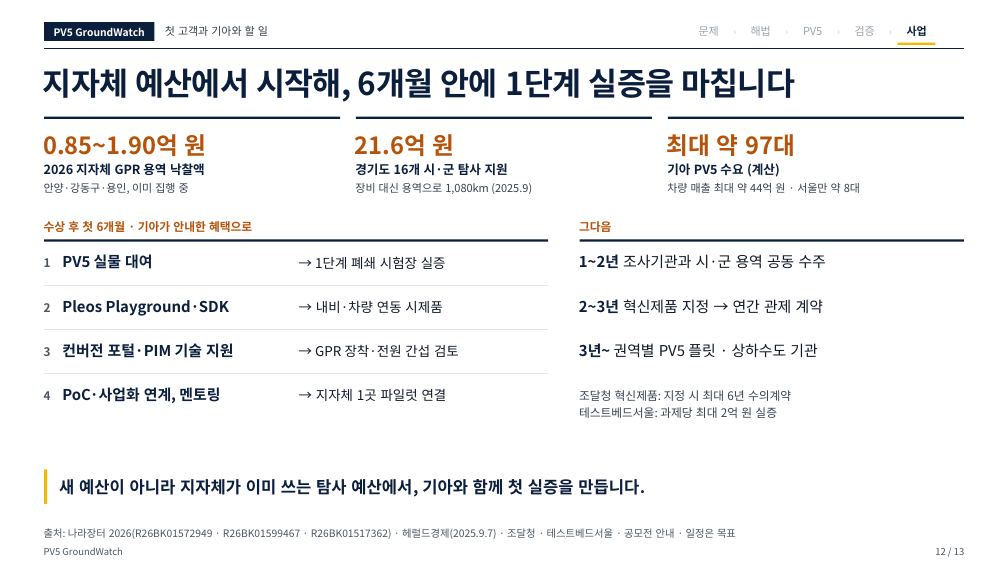
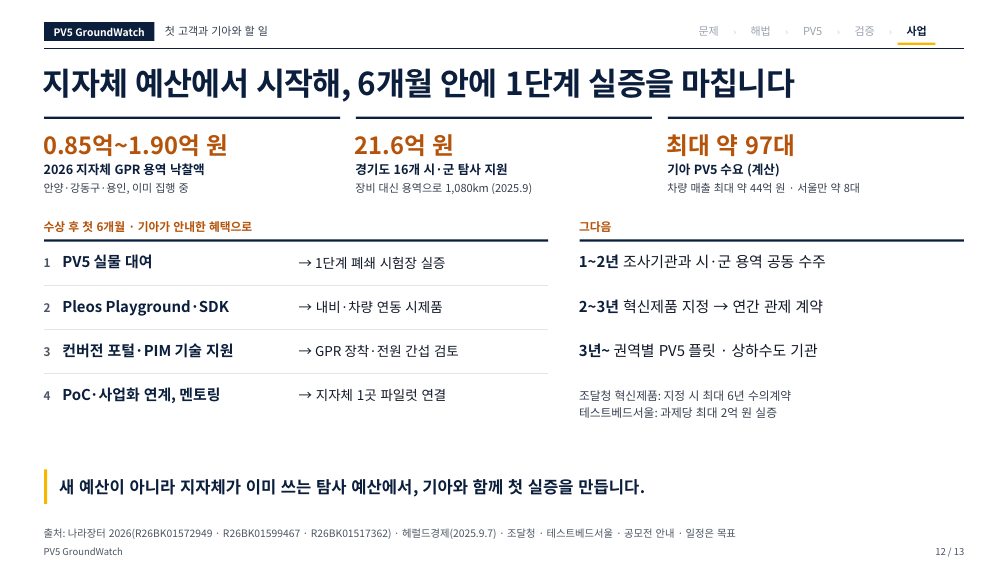
Before and after one commit to woojin-choe/pv5-hose-lab, a slide deck: slide 12 of ppt_all/PV5_GroundWatch_10_22.pptx. Drawn at 1008x567 pixels with LibreOffice and Linux fonts; fonts in the diff are those of the drawing. Boxes give left, top, right and bottom in pixels: in the first picture for what was removed or moved away, otherwise in the second. Text is boxed around its words. In the diff, an @@ line names an element or a change of style, - is before the commit and + after.

```diff
--- a/ppt_all/PV5_GroundWatch_10_22.pptx
+++ b/ppt_all/PV5_GroundWatch_10_22.pptx
@@ text at (x1=43, y1=134, x2=229, y2=156): text changed @@
-0.85~1.90억 원
+0.85억~1.90억 원
```
Also in this commit, not shown: 5 other slides changed, 16 other files.
